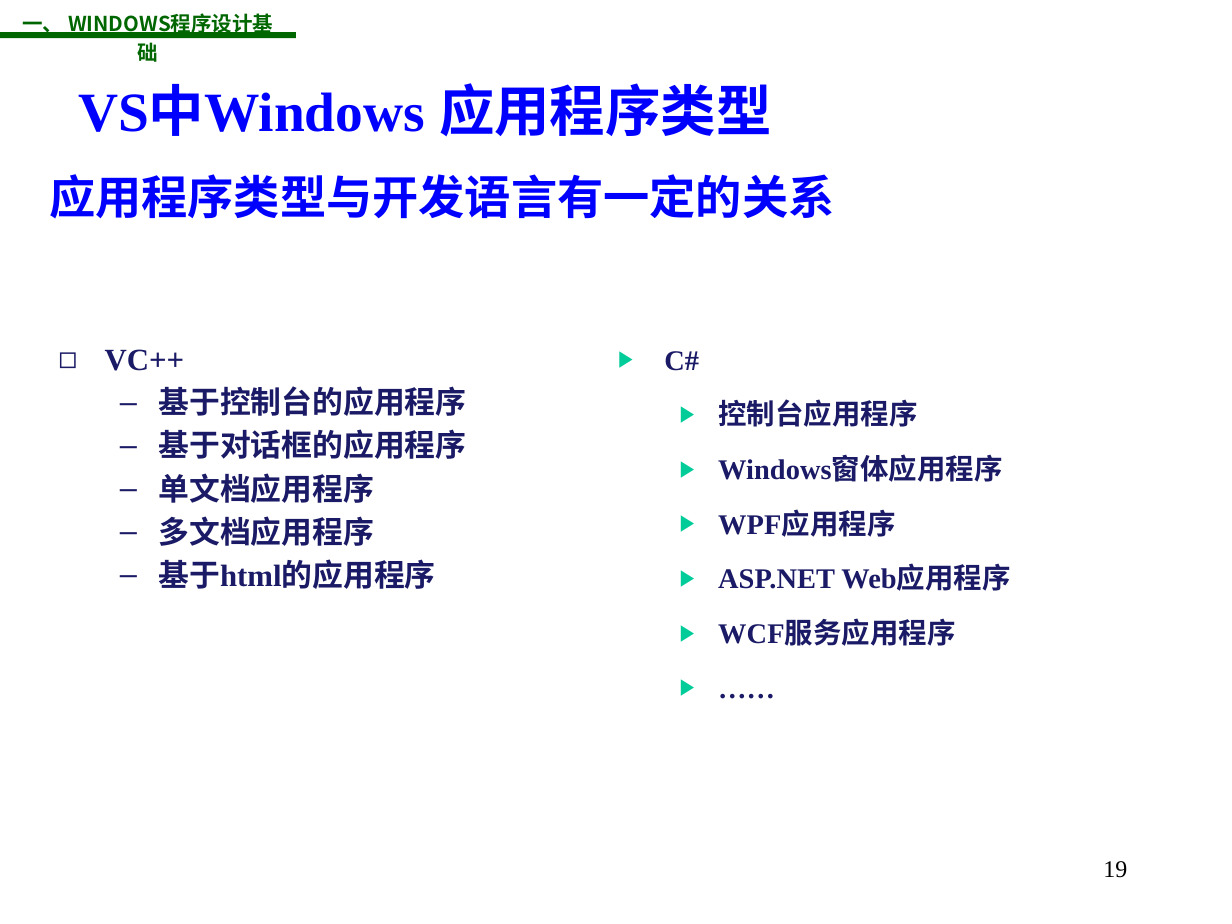
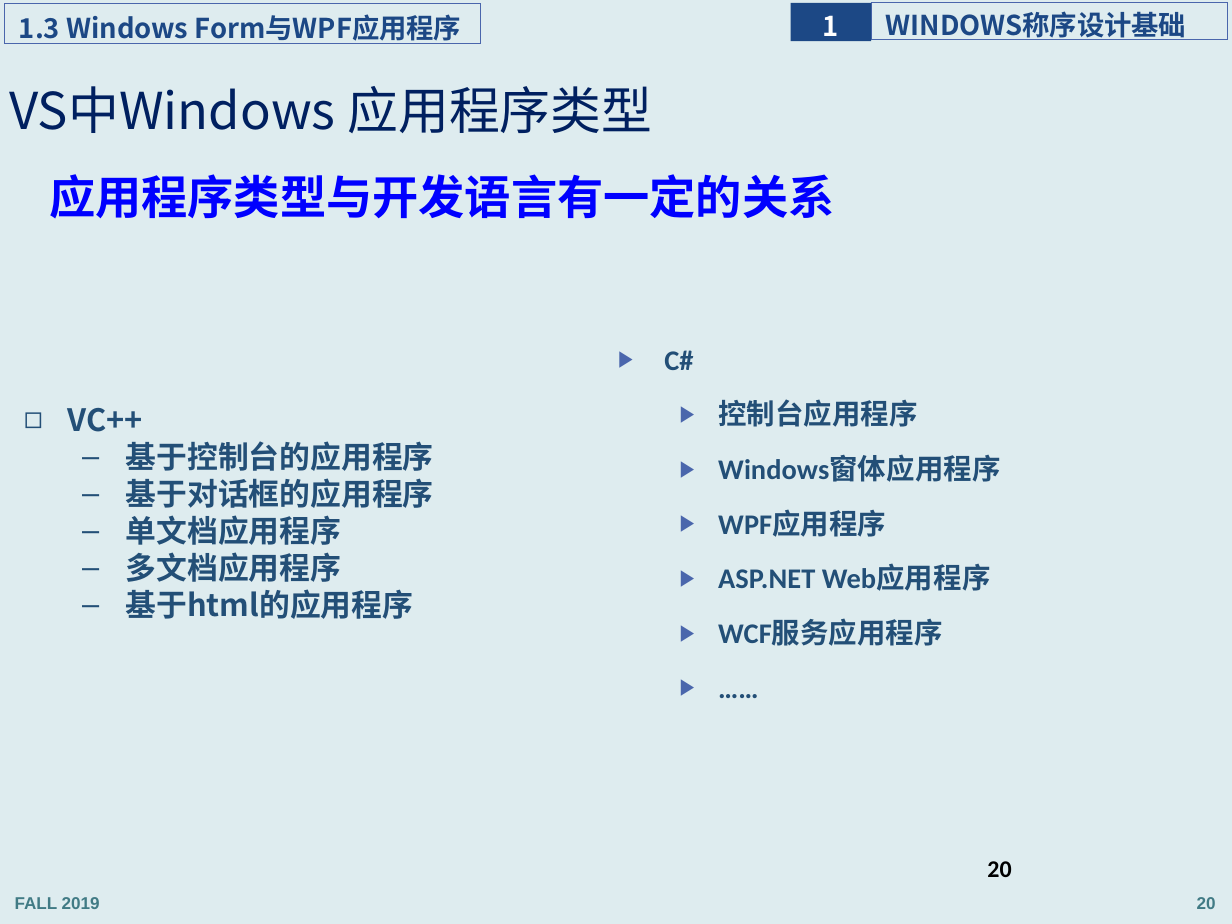
Before and after one commit to jichenghu/ppt_programmingWindows, a slide deck: slide 20 of programmingWindows_1.pptx (slide 19 before the commit). Drawn at 1232x924 pixels with LibreOffice and Linux fonts; fonts in the diff are those of the drawing; background and template pictures are left out. Boxes give left, top, right and bottom in pixels: in the first picture for what was removed or moved away, otherwise in the second. Text is boxed around its words. In the diff, an @@ line names an element or a change of style, - is before the commit and + after.

```diff
--- a/programmingWindows_1.pptx
+++ b/programmingWindows_1.pptx
@@ background picture (left out) to #DEECEF @@
@@ rectangle added at bbox=[5, 4, 480, 43], outline #4A66AC 0.75 pt, 16 pt, text #1C4885, bold @@
+1.3 Windows Form与WPF应用程序
@@ text removed at bbox=[22, 21, 63, 37] @@
-一、 WINDOWS程序设计基础
@@ rectangle added at bbox=[791, 2, 871, 41], fill #1C4885, 16 pt, text #FFFFFF, bold @@
+1
@@ rectangle added at bbox=[871, 2, 1227, 39], outline #4A66AC 0.75 pt, 16 pt, text #1C4885, bold @@
+WINDOWS称序设计基础
@@ line removed from (0, 34) to (296, 34) @@
@@ title "VS中Windows 应用程序类型": place and size @@
-title "VS中Windows 应用程序类型" at bbox=[78, 83, 772, 137]
+title "VS中Windows 应用程序类型" at bbox=[9, 86, 652, 133]
@@ title "VS中Windows 应用程序类型" at bbox=[9, 86, 652, 133]: size 32.4 to 29.7 pt, font Times New Roman to Noto Sans CJK SC, text colour #0000FF to #002060, bold off; alignment centre to left; line spacing 1 to 0.9 @@
@@ text "VC++": place and size @@
-text "VC++" at bbox=[105, 349, 466, 589]
+text "VC++" at bbox=[67, 408, 434, 619]
@@ text "VC++" at bbox=[67, 408, 434, 619]: font Times New Roman to Noto Sans CJK SC, text colour #191966 to #234F77; indent changed; line spacing 1 to 0.9; more space between paragraphs @@
@@ text "C#" at bbox=[664, 350, 1000, 646]: font Times New Roman to Calibri, text colour #191966 to #234F77; bullet colour #00CC99 to #4A66AC @@
@@ page number at bbox=[987, 861, 1011, 877]: text changed; font Times New Roman to Calibri @@
-19
+20
@@ text added at bbox=[15, 897, 100, 909], 10 pt, text #417B85, bold @@
+FALL 2019
@@ page number added at bbox=[1197, 897, 1216, 909], 10 pt, text #417B85, bold @@
+20
```
Also in this commit, not shown: 53 other slides changed, 2 slides added, 1 slide removed, 3 other files.
